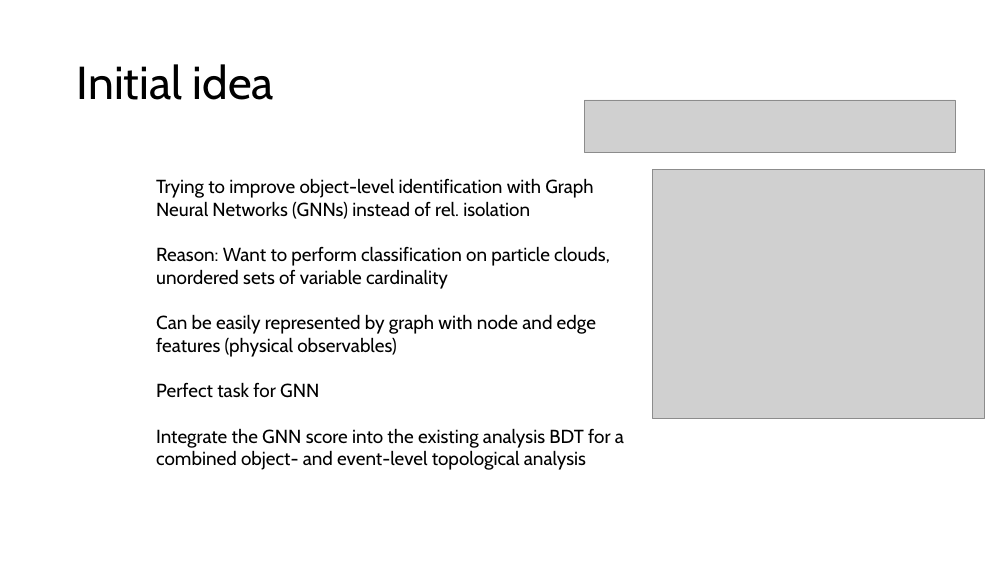
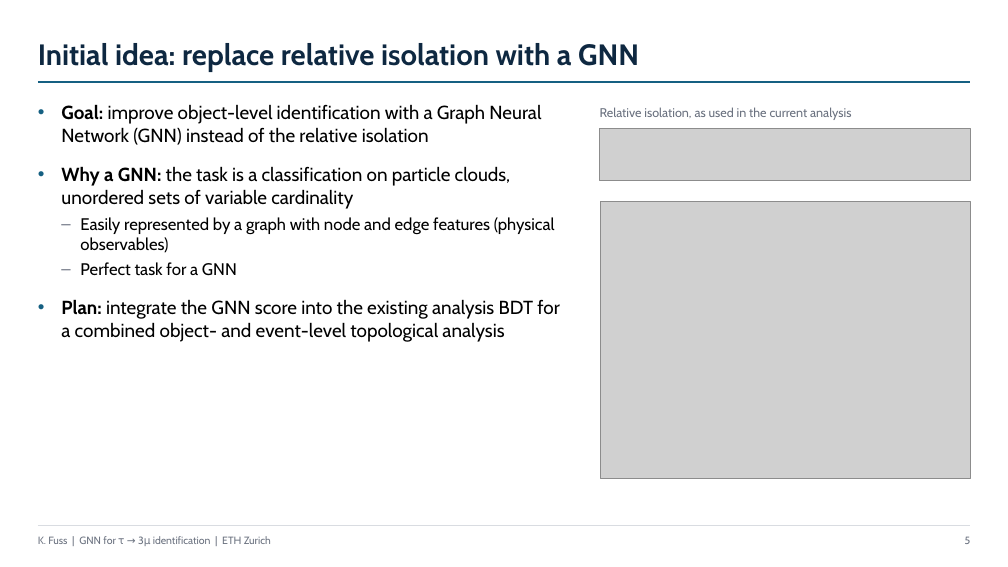
Before and after one commit to KaitoFuss/Tau3Mu_GNN, a slide deck: slide 5 of Tau3Mu_2nd_Presentation.pptx (slide 4 before the commit). Drawn at 1008x567 pixels with LibreOffice and Linux fonts; fonts in the diff are those of the drawing; grey boxes stand for pictures. Boxes give left, top, right and bottom in pixels: in the first picture for what was removed or moved away, otherwise in the second. Text is boxed around its words. In the diff, an @@ line names an element or a change of style, - is before the commit and + after.

```diff
--- a/Tau3Mu_2nd_Presentation.pptx
+++ b/Tau3Mu_2nd_Presentation.pptx
@@ title "Initial idea: replace relative isolation ..." at box(38, 43, 639, 72): vertical alignment middle to bottom @@
@@ title at box(38, 43, 639, 72): text changed; size 44 to 28 pt; text colour #000000 to #0E2841; bold on @@
-Initial idea
+Initial idea: replace relative isolation with a GNN
@@ line added from (38, 82) to (970, 82), #156082 1.25 pt @@
@@ text at box(61, 104, 560, 342): text changed @@
-Trying to improve object-level identification with Graph Neural Networks (GNNs) instead of rel. isolation
-Reason: Want to perform classification on particle clouds, unordered sets of variable cardinality
-Can be easily represented by graph with node and edge features (physical observables)
-Perfect task for GNN
-Integrate the GNN score into the existing analysis BDT for a combined object- and event-level topological analysis
+• Goal: improve object-level identification with a Graph Neural Network (GNN) instead of the relative isolation
+• Why a GNN: the task is a classification on particle clouds, unordered sets of variable cardinality
+– Easily represented by a graph with node and edge features (physical observables)
+– Perfect task for a GNN
+• Plan: integrate the GNN score into the existing analysis BDT for a combined object- and event-level topological analysis
@@ text added at box(600, 107, 851, 120), 12 pt, text #6B7280 @@
+Relative isolation, as used in the current analysis
@@ picture: place and size @@
-picture at box(585, 100, 956, 152)
+picture at box(600, 128, 970, 180)
@@ picture: place and size @@
-picture at box(653, 169, 985, 418)
+picture at box(600, 202, 970, 479)
@@ line added from (38, 525) to (970, 525), #D9DCE1 0.5 pt @@
@@ text added at box(38, 536, 271, 544), 10 pt, text #6B7280 @@
+K. Fuss | GNN for τ → 3μ identification | ETH Zurich
@@ page number added at box(965, 536, 971, 544), 10 pt, text #6B7280 @@
+5
```
Also in this commit, not shown: 17 other slides changed, 8 slides added, 4 slides removed, 1 other file.
